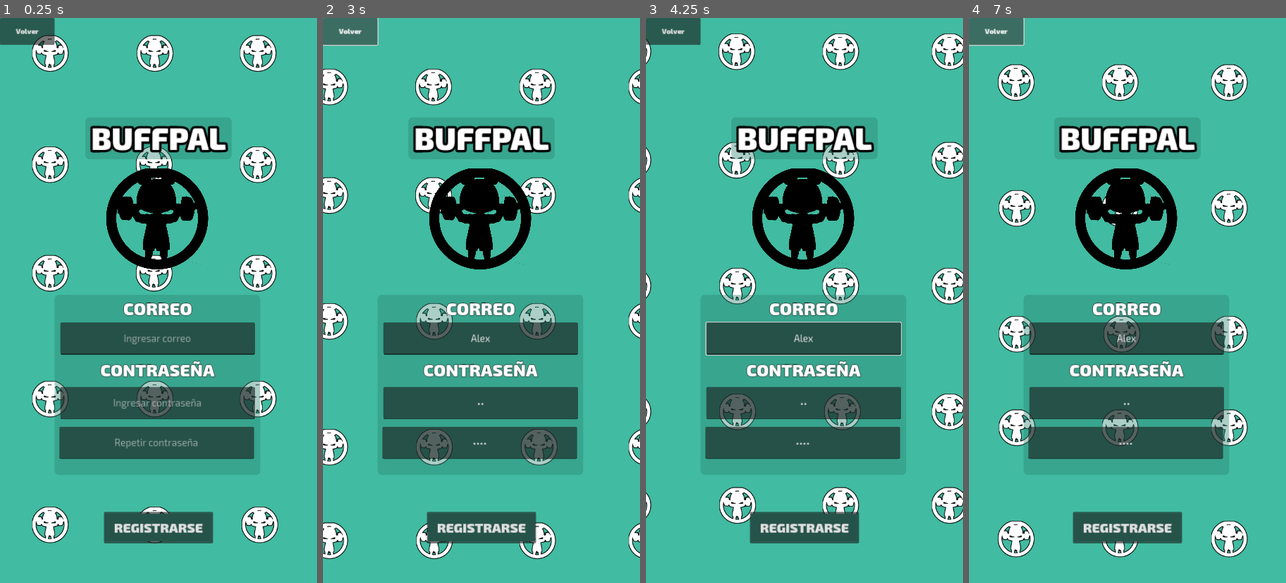
Above: before the commit, frames 1-4 (left to right).
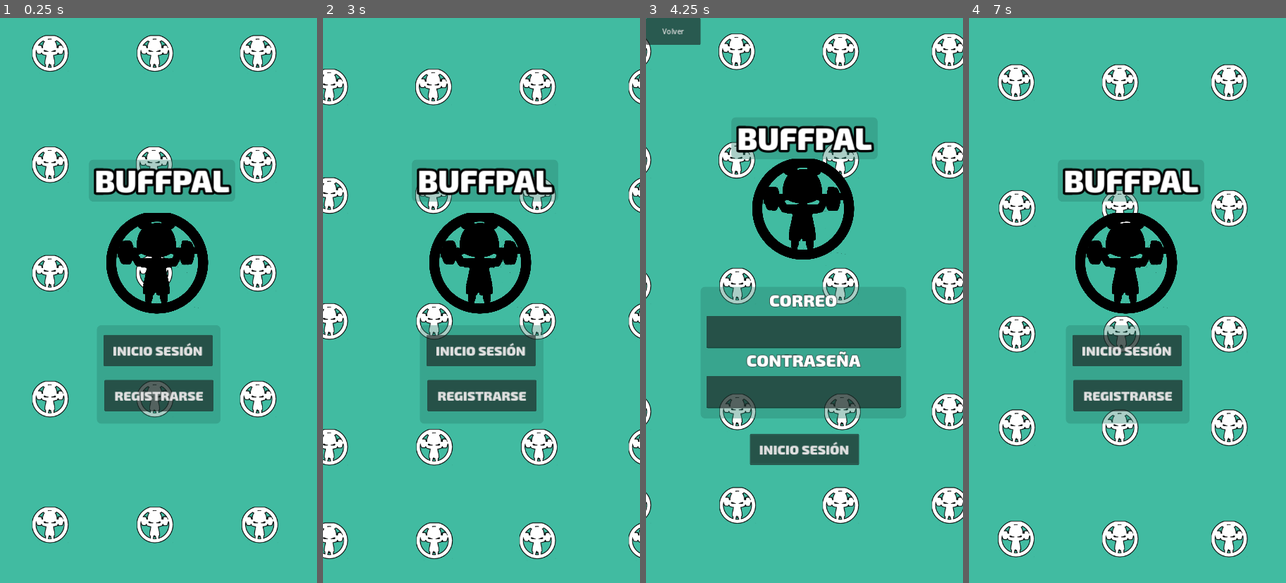
Above: after the commit, the same moments.

Repository: Gx3J/Proyecto-BuffPal
Game: Godot game, scene res://seleccion_formulario.tscn
Same seed, same stepped clock (60 frames per second), same inputs: the game is played once before the commit and once after it. Before the commit the project starts from res://registro.tscn.
Inputs (mouse positions are in pixels of both pictures, inside the frame that each line leads up to):
- Up to frame 1 (0.25 s): no input
- Up to frame 2 (3 s): click (351, 29) at 0.5 s, where only the run before the commit has a clickable "Volver"; click "REGISTRARSE" at 1.25 s; click (481, 340) at 2.02 s; type "Alex" at 2.1 s; click (481, 402) at 2.25 s; type "12" at 2.33 s; click (478, 441) at 2.48 s; type "Alex" at 2.57 s; click "Volver" at 2.75 s
- Up to frame 3 (4.25 s): click (804, 351) at 3.5 s, where only the run after the commit has a clickable "INICIO SESIÓN"
- Up to frame 4 (7 s): click "Volver" at 4.25 s; click "REGISTRARSE" at 5 s; click "REGISTRARSE" at 5.75 s; click "Volver" at 6.5 s

The runs differ from the first frame. In frame 1, 21% of the frame differs, in the area x 0-83%, y 0-93%; in frame 2, 21%; in frame 3, 13%; in frame 4, 21%.
Error before the commit: Invalid access to property or key 'error' on a base object of type 'Nil'. (res://Scripts/authregister.gd:22)
Error after the commit: Invalid access to property or key 'error' on a base object of type 'Nil'. (res://Scripts/authregister.gd:26)

Commit message:
popup registro
creacion del popup registro

Diff:
--- a/Buffpal/Scripts/authregister.gd
+++ b/Buffpal/Scripts/authregister.gd
@@ -11,6 +11,10 @@
 	var headers = ['Content-Type: application/json']
 	var error = await  http.request(url, headers, HTTPClient.METHOD_POST, body)
 
+func showErrorMessage(message: String):
+	var errorAuth = $bg/TextureRect/PopupPanel
+	errorAuth.get_node("Label").text = message
+	errorAuth.popup_centered()
 
 
 func _on_http_request_request_completed(result, response_code, headers, body):
@@ -20,6 +24,7 @@
 		get_tree().change_scene_to_file("res://main.tscn")
 	else:
 		print(response.error)
+		showErrorMessage("Faltan datos")
 
 
 func _on_button_pressed():
--- a/Buffpal/project.godot
+++ b/Buffpal/project.godot
@@ -11,7 +11,7 @@
 [application]
 
 config/name="Buffpal"
-run/main_scene="res://registro.tscn"
+run/main_scene="res://seleccion_formulario.tscn"
 config/features=PackedStringArray("4.1", "Mobile")
 config/icon="res://icon.svg"
 
--- a/Buffpal/registro.tscn
+++ b/Buffpal/registro.tscn
@@ -18,6 +18,18 @@
 corner_radius_top_right = 10
 corner_radius_bottom_right = 10
 corner_radius_bottom_left = 10
+
+[sub_resource type="StyleBoxFlat" id="StyleBoxFlat_ci4xj"]
+bg_color = Color(0.254902, 0.733333, 0.631373, 1)
+border_width_left = 5
+border_width_top = 5
+border_width_right = 5
+border_width_bottom = 5
+border_color = Color(0, 0, 0, 1)
+corner_radius_top_left = 25
+corner_radius_top_right = 25
+corner_radius_bottom_right = 25
+corner_radius_bottom_left = 25
 
 [node name="Registro" type="Control"]
 layout_mode = 3
@@ -206,6 +218,31 @@
 theme_override_fonts/font = ExtResource("4_eokkn")
 text = "Volver"
 
+[node name="PopupPanel" type="PopupPanel" parent="bg/TextureRect"]
+transparent_bg = true
+size = Vector2i(400, 200)
+theme_override_styles/panel = SubResource("StyleBoxFlat_ci4xj")
+
+[node name="Label" type="Label" parent="bg/TextureRect/PopupPanel"]
+anchors_preset = 8
+anchor_left = 0.5
+anchor_top = 0.5
+anchor_right = 0.5
+anchor_bottom = 0.5
+offset_left = 5.0
+offset_top = 5.0
+offset_right = 395.0
+offset_bottom = 195.0
+grow_horizontal = 2
+grow_vertical = 2
+size_flags_horizontal = 4
+theme_override_colors/font_outline_color = Color(0, 0, 0, 1)
+theme_override_constants/outline_size = 3
+theme_override_fonts/font = ExtResource("4_eokkn")
+theme_override_font_sizes/font_size = 25
+horizontal_alignment = 1
+vertical_alignment = 1
+
 [node name="ColorRect" type="ColorRect" parent="bg"]
 layout_mode = 1
 anchors_preset = 8
--- a/Buffpal/seleccion_formulario.tscn
+++ b/Buffpal/seleccion_formulario.tscn
@@ -1,7 +1,7 @@
-[gd_scene load_steps=7 format=3 uid="uid://bnkt2rahh5th3"]
+[gd_scene load_steps=8 format=3 uid="uid://bnkt2rahh5th3"]
 
 [ext_resource type="Shader" path="res://main.gdshader" id="1_3wipc"]
-
+[ext_resource type="Script" path="res://Scripts/Startbuttons.gd" id="1_dh053"]
 [ext_resource type="Texture2D" uid="uid://bl5gboifdd3xr" path="res://bgm2.png" id="2_wdbn2"]
 [ext_resource type="Texture2D" uid="uid://bqw8hqwnrdvt8" path="res://logobp.png" id="3_d4exu"]
 [ext_resource type="FontFile" uid="uid://du26a2te3yqen" path="res://fonts/Exo_2/static/Exo2-Black.ttf" id="4_aa3p4"]
Not shown: 1 places in Buffpal/registro.tscn that only renumber resources
